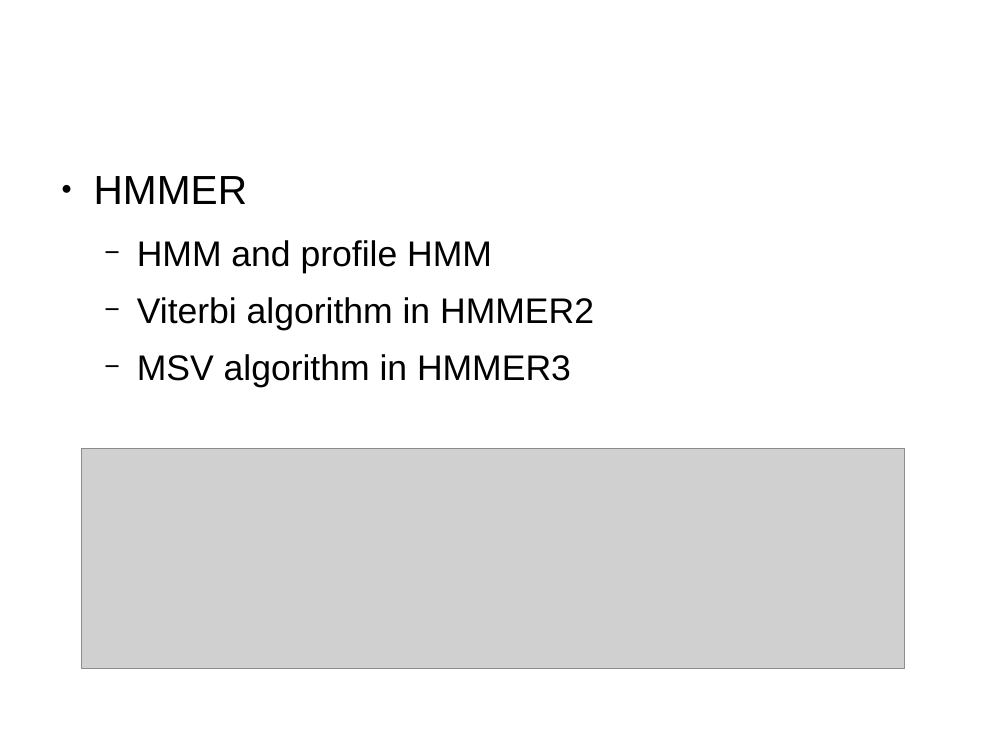
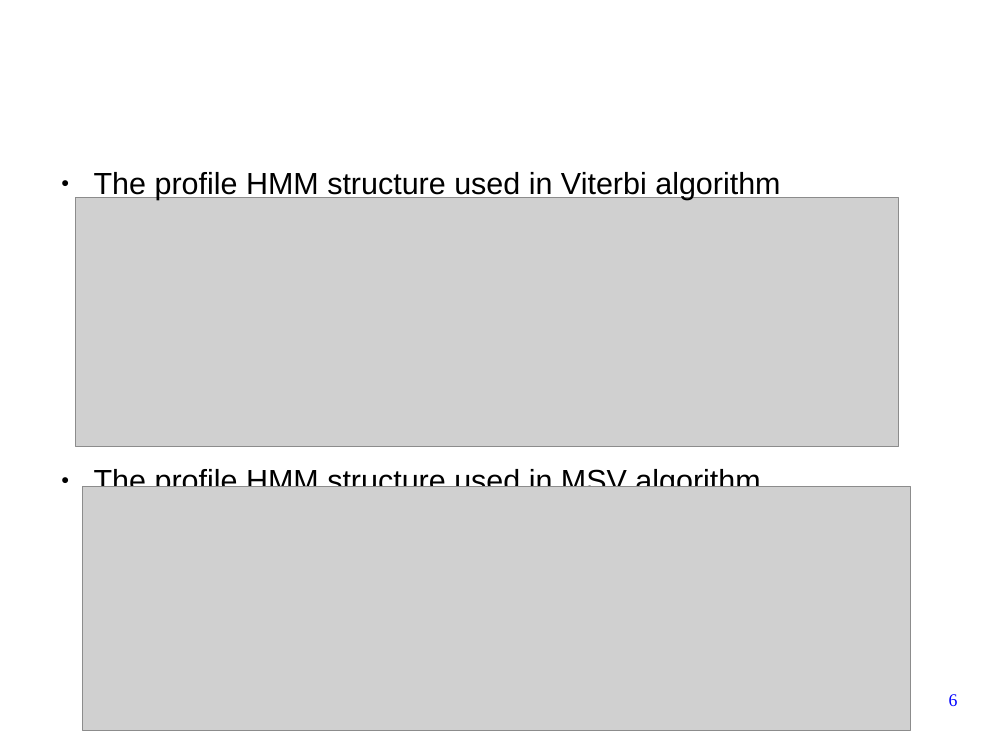
Before and after one commit to forestcheng/cudahmmsearch, a slide deck: slide 6 of thesis/thesisDefense.odp. Drawn at 1008x756 pixels with LibreOffice and Linux fonts; fonts in the diff are those of the drawing; grey boxes stand for pictures; background and template pictures are left out. Boxes give left, top, right and bottom in pixels: in the first picture for what was removed or moved away, otherwise in the second. Text is boxed around its words. In the diff, an @@ line names an element or a change of style, - is before the commit and + after.

```diff
--- a/thesis/thesisDefense.odp
+++ b/thesis/thesisDefense.odp
@@ text at (94, 172, 780, 487): text changed; size 28 to 24 pt @@
-● HMMER
-  − HMM and profile HMM
-  − Viterbi algorithm in HMMER2
-  − MSV algorithm in HMMER3
+● The profile HMM structure used in Viterbi algorithm
+● The profile HMM structure used in MSV algorithm
@@ picture added at (76, 198, 899, 446) @@
@@ picture: place and size @@
-picture at (81, 449, 905, 669)
+picture at (83, 487, 911, 731)
@@ page number added at (949, 694, 958, 706), 14 pt, text #0000FF @@
+6
```
Also in this commit, not shown: 28 other slides changed, 1 slide removed, 1 other file.
